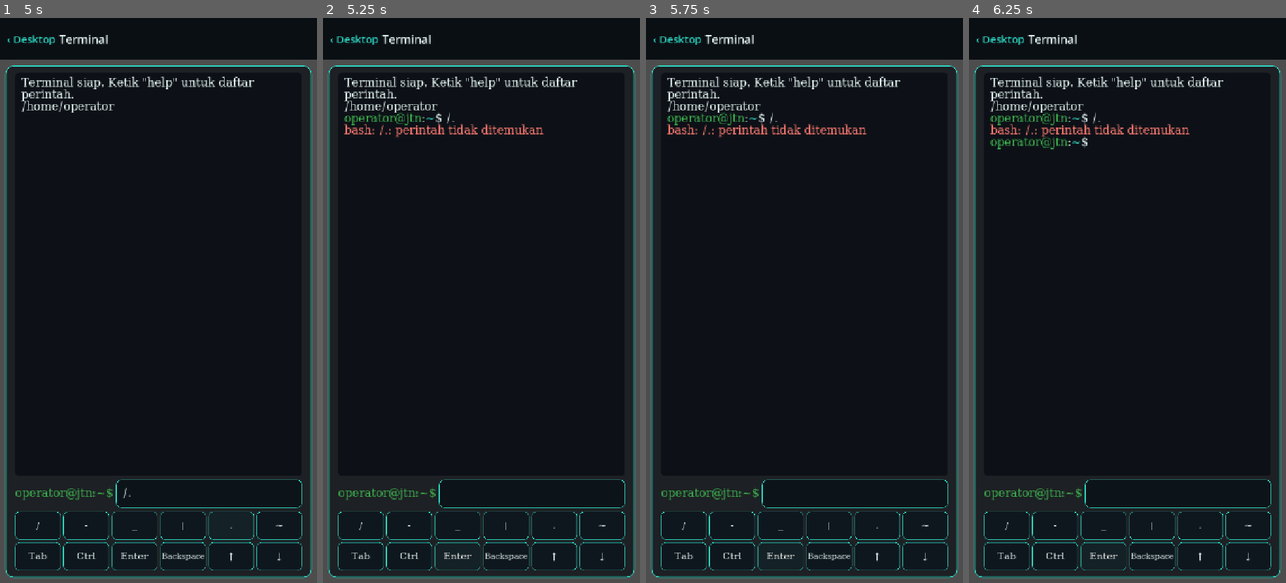
Above: before the commit, frames 1-4 (left to right).
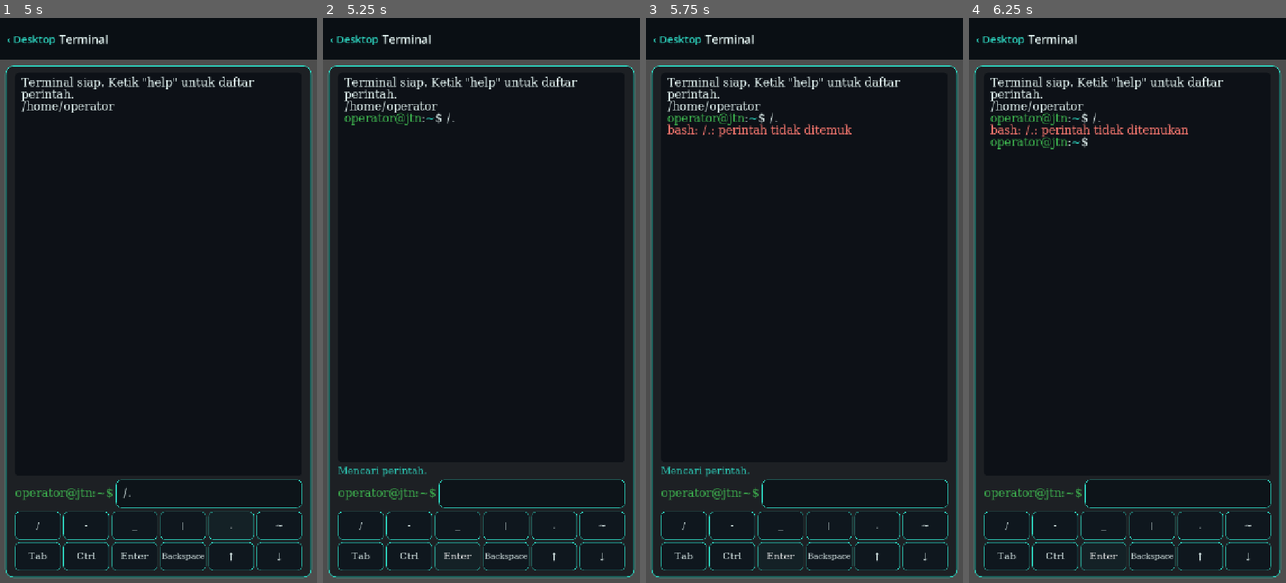
Above: after the commit, the same moments.

Repository: hadydaw/game-baru
Game: Godot game, scene res://scenes/main.tscn
The game is run twice, just before and just after one commit, with the same random seed, the same clock (stepped at 60 frames per second) and the same inputs.
Inputs (mouse positions are in pixels of both pictures, inside the frame that each line leads up to):
- Up to frame 1 (5 s): tap Enter at 0.5 s; tap Space at 1.25 s; click (47, 255) at 2.77 s; click "/" at 3.5 s; click "." at 4.25 s
- Up to frame 2 (5.25 s): click "Enter" at 5 s
- Up to frame 3 (5.75 s): no input
- Up to frame 4 (6.25 s): click "Enter" at 5.75 s

Frame 1 is identical in both runs. In frame 2, 0.7% of the frame differs, in the area x 4-70%, y 18-82%; in frame 3, 0.5%; in frame 4, 0.3%.

Commit message:
Animasi pemrosesan perintah di Terminal
- core/shell/animasi.gd: rencana animasi berisi data murni. Baris output selalu berasal dari hasil asli, berurutan, tanpa acak.
  nmap: lima tahap dengan bilah progres. ping: satu status per paket dan balasan setelah jeda. ssh: tahap sesuai hasil (resolusi, koneksi, autentikasi). Perintah lain: status singkat.
- ui/terminal_screen.gd: output diketik bertahap lewat Timer, status animasi di atas baris input, auto-scroll.
  Perintah yang dikirim saat animasi berjalan masuk antrean. Ctrl+C menampilkan sisa output seketika.
- Tes: tests/test_animasi.gd (15 tes). Smoke test ditambah pengujian antrean.

Co-Authored-By: Claude Haiku 5.5 <noreply@anthropic.com>
Claude-Session: https://claude.ai/code/session_011EntzauCRjaaLbaamXun78

Diff:
--- /dev/null
+++ b/core/shell/animasi.gd
@@ -0,0 +1,112 @@
+class_name Animasi
+extends RefCounted
+
+# Rencana animasi pemrosesan perintah. Hanya visualisasi: setiap baris output berasal dari hasil
+# perintah yang sudah dihitung, jadi teks yang tampil selalu sama dengan hasil asli dan tidak ada koneksi nyata.
+# Langkah yang dihasilkan:
+#   {tipe: "status", teks, durasi (ms), gaya: "spinner"|"titik"|"bar", bar: 0-10}
+#   {tipe: "baris", tipe_baris: "info"|"error", teks, jeda (ms)}
+#   {tipe: "clear"}
+
+const JEDA_BARIS := 40
+
+static func rencana(perintah: String, hasil: Array) -> Array:
+    var nama := String(ShellParser.parse(perintah)["nama"])
+    if nama == "clear":
+        return [{"tipe": "clear"}]
+    if hasil.is_empty():
+        return []
+    match nama:
+        "nmap":
+            return _nmap(hasil)
+        "ping":
+            return _ping(hasil)
+        "ssh":
+            return _ssh(hasil)
+        "exit":
+            return [_status("Menutup sesi SSH...", 300, "spinner")] + _semua_baris(hasil)
+    var pembuka := "Memproses %s..." % nama if nama in Teks.MAN.keys() else "Mencari perintah..."
+    return [_status(pembuka, 200, "titik")] + _semua_baris(hasil)
+
+# Tahapan pemindaian: inisialisasi, penemuan host, pemindaian port, deteksi layanan, selesai.
+static func _nmap(hasil: Array) -> Array:
+    var tahap := [
+        ["Initializing scanner...", 1],
+        ["Host discovery...", 3],
+        ["Port scanning...", 6],
+        ["Service detection...", 8],
+        ["Scan completed.", 10],
+    ]
+    var jumlah := tahap.size() if not _ada_galat(hasil) else 2
+    var langkah: Array = []
+    for i in range(jumlah):
+        langkah.append(_status(String(tahap[i][0]), 350, "bar", int(tahap[i][1])))
+    return langkah + _semua_baris(hasil)
+
+# Setiap paket dikirim satu per satu, lalu balasannya muncul setelah jeda.
+static func _ping(hasil: Array) -> Array:
+    var total := 0
+    for b in hasil:
+        if _paket(String(b["teks"])):
+            total += 1
+    var langkah: Array = []
+    if total == 0:
+        langkah.append(_status("Mengirim ICMP echo...", 250, "spinner"))
+    var k := 0
+    for b in hasil:
+        var t := String(b["teks"])
+        if _paket(t):
+            k += 1
+            langkah.append(_status("Mengirim paket %d dari %d" % [k, total], 300, "spinner"))
+            langkah.append(_baris_dari(b, 200))
+        else:
+            langkah.append(_baris_dari(b))
+    return langkah
+
+# Tahapan SSH tergantung hasilnya: gagal di resolusi nama, di koneksi, atau di autentikasi.
+static func _ssh(hasil: Array) -> Array:
+    var gabung := ""
+    for b in hasil:
+        gabung += String(b["teks"]) + "\n"
+    var tahap := ["Resolving hostname...", "Connecting to remote host...", "Establishing connection...", "Authenticating public key..."]
+    var jumlah := 4
+    if _ada_galat(hasil):
+        if gabung.contains("sudah berada"):
+            jumlah = 0
+        elif gabung.contains("Could not resolve"):
+            jumlah = 1
+        elif gabung.contains("timed out") or gabung.contains("No route") or gabung.contains("refused"):
+            jumlah = 2
+        else:
+            jumlah = 4
+    var langkah: Array = []
+    for i in range(jumlah):
+        langkah.append(_status(String(tahap[i]), 400, "titik"))
+    if not _ada_galat(hasil):
+        langkah.append(_status("Authentication successful.", 300, "spinner"))
+        langkah.append(_status("Membuka sesi terminal remote...", 300, "spinner"))
+    return langkah + _semua_baris(hasil)
+
+static func _paket(teks: String) -> bool:
+    return teks.begins_with("64 bytes") or teks.begins_with("Request timeout")
+
+static func _ada_galat(hasil: Array) -> bool:
+    for b in hasil:
+        if String(b["tipe"]) == "error":
+            return true
+    return false
+
+static func _status(teks: String, durasi: int, gaya: String, bar: int = 0) -> Dictionary:
+    return {"tipe": "status", "teks": teks, "durasi": durasi, "gaya": gaya, "bar": bar}
+
+static func _baris_dari(b: Dictionary, jeda: int = JEDA_BARIS) -> Dictionary:
+    return {"tipe": "baris", "tipe_baris": String(b["tipe"]), "teks": String(b["teks"]), "jeda": jeda}
+
+static func _semua_baris(hasil: Array) -> Array:
+    var hasil_langkah: Array = []
+    for b in hasil:
+        if String(b["tipe"]) == "clear":
+            hasil_langkah.append({"tipe": "clear"})
+        else:
+            hasil_langkah.append(_baris_dari(b))
+    return hasil_langkah
--- a/tests/smoke_terminal.gd
+++ b/tests/smoke_terminal.gd
@@ -24,12 +24,24 @@
         gagal.append("pwd awal tidak tampil")
 
     layar.call("_kirim", "ls")
+    layar.call("_selesaikan_cepat")
     layar.call("_kirim", "xyz")
+    layar.call("_selesaikan_cepat")
     var teks := keluaran.get_parsed_text()
     if not teks.contains("dokumen"):
         gagal.append("ls tidak menampilkan isi home")
     if not teks.contains("bash: xyz: perintah tidak ditemukan"):
         gagal.append("galat perintah tidak tampil")
+
+    # Antrean: perintah yang dikirim saat animasi berjalan menunggu giliran.
+    layar.call("_kirim", "nmap gerbang")
+    layar.call("_kirim", "pwd")
+    var antrean: Array = layar.get("_antrean")
+    if antrean.size() != 1:
+        gagal.append("perintah saat animasi tidak masuk antrean")
+    layar.call("_selesaikan_cepat")
+    if not keluaran.get_parsed_text().contains("Pemindaian selesai") or not (layar.get("_antrean") as Array).is_empty():
+        gagal.append("antrean tidak dijalankan setelah animasi selesai")
 
     # Ctrl sebagai modifier: Ctrl lalu C membatalkan baris, Ctrl lalu L membersihkan layar.
     var masukan: LineEdit = layar.get("_masukan")
--- /dev/null
+++ b/tests/test_animasi.gd
@@ -0,0 +1,138 @@
+extends GutTest
+
+# Uji rencana animasi pemrosesan perintah. Setiap baris output harus sama dengan hasil asli, berurutan.
+
+func _sesi() -> ShellSession:
+    var isi := FileAccess.get_file_as_string("res://data/fs/pemain.json")
+    var data: Dictionary = JSON.parse_string(isi)
+    return ShellSession.new(Vfs.new(data["/"]))
+
+func _status(rencana: Array) -> Array:
+    var hasil: Array = []
+    for s in rencana:
+        if String(s["tipe"]) == "status":
+            hasil.append(String(s["teks"]))
+    return hasil
+
+func _baris(rencana: Array) -> Array:
+    var hasil: Array = []
+    for s in rencana:
+        if String(s["tipe"]) == "baris":
+            hasil.append(String(s["teks"]))
+    return hasil
+
+func _kirim(s: ShellSession, perintah: String) -> Array:
+    return Animasi.rencana(perintah, s.jalankan(perintah))
+
+func _teks_hasil(hasil: Array) -> Array:
+    var t: Array = []
+    for b in hasil:
+        t.append(String(b["teks"]))
+    return t
+
+# --- Keaslian output ---
+
+func test_baris_animasi_sama_dengan_hasil_asli_berurutan():
+    var s := _sesi()
+    var perintah := "ls -la"
+    var hasil := s.jalankan(perintah)
+    var rencana := Animasi.rencana(perintah, hasil)
+    assert_eq(_baris(rencana), _teks_hasil(hasil), "setiap baris hasil tampil persis sekali dan berurutan")
+
+func test_ls_dan_perintah_biasa_tidak_punya_status_berlebihan():
+    var s := _sesi()
+    var rencana := _kirim(s, "pwd")
+    assert_eq(_status(rencana).size(), 1, "satu status pembuka untuk perintah biasa")
+
+# --- nmap ---
+
+func test_nmap_berhasil_lima_tahap_dan_selesai():
+    var s := _sesi()
+    s.jalankan("nmap gerbang") # menemukan tetangga, tidak mengubah tahap
+    var rencana := _kirim(s, "nmap gerbang")
+    assert_eq(_status(rencana), ["Initializing scanner...", "Host discovery...", "Port scanning...", "Service detection...", "Scan completed."], "tahap nmap lengkap")
+    var bar: Array = []
+    for x in rencana:
+        if String(x["tipe"]) == "status":
+            bar.append(int(x["bar"]))
+    assert_eq(bar, [1, 3, 6, 8, 10], "bilah progres naik bertahap")
+
+func test_nmap_gagal_tidak_sampai_selesai():
+    var rencana := _kirim(_sesi(), "nmap arsip")
+    assert_eq(_status(rencana).size(), 2, "node tidak dikenal berhenti di dua tahap awal")
+    assert_false(_status(rencana).has("Scan completed."))
+
+# --- ping ---
+
+func test_ping_empat_paket_satu_status_per_paket():
+    var s := _sesi()
+    s.jalankan("nmap gerbang")
+    var rencana := _kirim(s, "ping gerbang")
+    var paket := 0
+    for t in _status(rencana):
+        if t.begins_with("Mengirim paket"):
+            paket += 1
+    assert_eq(paket, 4, "empat paket, masing-masing punya status")
+    assert_true(_status(rencana).has("Mengirim paket 4 dari 4"))
+
+func test_ping_node_tidak_aktif_tampilkan_timeout_per_paket():
+    var s := _sesi()
+    s.jalankan("nmap gerbang")
+    s.jaringan.data["arsip"]["status"] = "tidak_aktif"
+    var rencana := _kirim(s, "ping -c 3 arsip")
+    assert_eq(_baris(rencana).filter(func(t): return t.begins_with("Request timeout")).size(), 3, "tiga timeout")
+    assert_true(_baris(rencana).has("3 packets transmitted, 0 received, 100% packet loss"))
+
+func test_ping_node_terkunci_galat_tanpa_status_paket():
+    var s := _sesi()
+    s.jalankan("nmap gerbang")
+    var rencana := _kirim(s, "ping relay")
+    assert_false(_status(rencana).has("Mengirim paket 1 dari 0"), "tidak ada status paket palsu")
+    assert_true(_baris(rencana).filter(func(t): return t.contains("Destination Host Unreachable")).size() == 1)
+
+# --- ssh ---
+
+func test_ssh_berhasil_lalu_membuka_sesi():
+    var s := _sesi()
+    s.jalankan("nmap gerbang")
+    var rencana := _kirim(s, "ssh operator@arsip")
+    assert_eq(_status(rencana), ["Resolving hostname...", "Connecting to remote host...", "Establishing connection...", "Authenticating public key...", "Authentication successful.", "Membuka sesi terminal remote..."])
+    assert_true(_baris(rencana).has("Terhubung ke arsip (10.7.0.8)."))
+
+func test_ssh_ditolak_menampilkan_autentikasi_lalu_galat():
+    var s := _sesi()
+    s.jalankan("nmap gerbang")
+    var rencana := _kirim(s, "ssh admin@arsip")
+    assert_eq(_status(rencana).size(), 4, "empat tahap sampai autentikasi")
+    assert_false(_status(rencana).has("Authentication successful."), "tidak boleh sukses saat ditolak")
+    assert_true(_baris(rencana).has("bash: ssh: Permission denied (publickey)."))
+
+func test_ssh_node_tidak_dikenal_berhenti_di_resolusi():
+    var rencana := _kirim(_sesi(), "ssh arsip")
+    assert_eq(_status(rencana), ["Resolving hostname..."])
+
+func test_ssh_node_terkunci_berhenti_di_koneksi():
+    var s := _sesi()
+    s.jalankan("nmap gerbang")
+    var rencana := _kirim(s, "ssh operator@relay")
+    assert_eq(_status(rencana).size(), 2, "resolusi lalu koneksi")
+
+# --- perintah tidak dikenal, clear, exit ---
+
+func test_perintah_tidak_dikenal_status_mencari():
+    var rencana := _kirim(_sesi(), "xyz")
+    assert_eq(_status(rencana), ["Mencari perintah..."])
+    assert_eq(_baris(rencana), ["bash: xyz: perintah tidak ditemukan"])
+
+func test_clear_langsung_membersihkan_tanpa_status():
+    var rencana := Animasi.rencana("clear", [{"tipe": "clear", "teks": ""}])
+    assert_eq(rencana.size(), 1)
+    assert_eq(String(rencana[0]["tipe"]), "clear")
+
+func test_perintah_tanpa_keluaran_tidak_dianimasikan():
+    var s := _sesi()
+    assert_eq(Animasi.rencana("touch a.txt", s.jalankan("touch a.txt")).size(), 0, "touch tidak mencetak apa pun")
+
+func test_exit_lokal_galat_tanpa_animasi_ssh():
+    var rencana := _kirim(_sesi(), "exit")
+    assert_eq(_status(rencana), ["Menutup sesi SSH..."])
--- a/ui/terminal_screen.gd
+++ b/ui/terminal_screen.gd
@@ -28,6 +28,22 @@
 var _ctrl: bool = false
 var _tombol_ctrl: Button
 var _teks_terakhir: String = ""
+
+# Animasi pemrosesan perintah. Hasil sudah dihitung; yang dianimasikan hanya tampilannya.
+var _timer: Timer
+var _status: Label
+var _busy: bool = false
+var _antrean: Array = []
+var _langkah: Array = []
+var _ketik_teks: String = ""
+var _ketik_tipe: String = "info"
+var _ketik_pos: int = 0
+var _ketik_aktif: bool = false
+var _ketik_jeda: int = 0
+var _status_teks: String = ""
+var _status_gaya: String = "spinner"
+var _status_bar: int = 0
+var _status_mulai: int = 0
 
 func _ready() -> void:
     set_anchors_and_offsets_preset(Control.PRESET_FULL_RECT)
@@ -73,7 +89,18 @@
     _masukan.text_submitted.connect(_kirim)
     _masukan.text_changed.connect(_teks_berubah)
     baris.add_child(_masukan)
+    _status = Label.new()
+    _status.add_theme_font_override("font", _font)
+    _status.add_theme_font_size_override("font_size", UKURAN_FONT - 4)
+    _status.add_theme_color_override("font_color", Color(WARNA_JALUR))
+    _status.visible = false
+    kolom.add_child(_status)
     kolom.add_child(baris)
+
+    _timer = Timer.new()
+    _timer.one_shot = true
+    _timer.timeout.connect(_lanjut)
+    add_child(_timer)
 
     kolom.add_child(_buat_baris_tombol())
 
@@ -173,6 +200,7 @@
     return s
 
 func _process(_delta: float) -> void:
+    _perbarui_status()
     # Saat keyboard HP muncul, area terminal dinaikkan agar output dan baris input tidak tertutup.
     var tinggi := float(DisplayServer.virtual_keyboard_get_height())
     if is_equal_approx(tinggi, _tinggi_keyboard):
@@ -251,6 +279,10 @@
         _teks_berubah(_masukan.text)
 
 func _jalankan_aksi(a: String) -> void:
+    if _busy and a == "batal":
+        # Ctrl+C saat animasi berjalan: tampilkan sisa output sekarang juga.
+        _selesaikan_cepat()
+        return
     match a:
         "batal":
             _tampil_perintah(_masukan.text + "^C")
@@ -270,14 +302,105 @@
     if _sesi == null:
         _tampil([{"tipe": "error", "teks": "Sesi shell belum siap, perintah tidak dijalankan."}])
         return
+    if _busy:
+        # Perintah yang dikirim saat animasi berjalan menunggu giliran, agar output tidak bercampur.
+        if not t.is_empty():
+            _antrean.append(t)
+        return
     if t.is_empty():
         _tampil_perintah("")
         return
+    _mulai(t)
+
+func _mulai(t: String) -> void:
     _tampil_perintah(t)
-    _tampil(_sesi.jalankan(t))
+    var hasil := _sesi.jalankan(t)
     _riwayat_idx = _sesi.riwayat.size()
+    _simpan()
+    _langkah = Animasi.rencana(t, hasil)
+    _busy = true
+    _timer.start(0.02)
+
+# Dipanggil Timer: menjalankan satu langkah animasi (status, pengetikan baris, atau jeda).
+func _lanjut() -> void:
+    if _ketik_aktif:
+        var sisa := _ketik_teks.length() - _ketik_pos
+        var n := clampi(ceili(sisa / 10.0), 2, 8)
+        _keluaran.append_text(_warna_baris(_ketik_tipe, _ketik_teks.substr(_ketik_pos, n)))
+        _ketik_pos += n
+        if _ketik_pos >= _ketik_teks.length():
+            _keluaran.append_text("\n")
+            _ketik_aktif = false
+            _timer.start(maxf(_ketik_jeda, 10) / 1000.0)
+        else:
+            _timer.start(0.02)
+        return
+    if _langkah.is_empty():
+        _akhiri()
+        return
+    var s: Dictionary = _langkah.pop_front()
+    match String(s["tipe"]):
+        "status":
+            _tampil_status(s)
+            _timer.start(maxf(int(s["durasi"]), 10) / 1000.0)
+        "baris":
+            _ketik_teks = String(s["teks"])
+            _ketik_tipe = String(s["tipe_baris"])
+            _ketik_pos = 0
+            _ketik_aktif = true
+            _ketik_jeda = int(s["jeda"])
+            _timer.start(0.01)
+        "clear":
+            _keluaran.clear()
+            _timer.start(0.01)
+
+func _akhiri() -> void:
+    _busy = false
+    _status.visible = false
     _perbarui_prompt()
-    _simpan()
+    if not _antrean.is_empty():
+        _mulai(String(_antrean.pop_front()))
+
+# Menyelesaikan semua animasi sekarang juga (dipakai Ctrl+C dan oleh tes).
+func _selesaikan_cepat() -> void:
+    while _busy:
+        if _ketik_aktif:
+            _keluaran.append_text(_warna_baris(_ketik_tipe, _ketik_teks.substr(_ketik_pos)) + "\n")
+            _ketik_aktif = false
+        elif not _langkah.is_empty():
+            var s: Dictionary = _langkah.pop_front()
+            if String(s["tipe"]) == "baris":
+                _keluaran.append_text(_warna_baris(String(s["tipe_baris"]), String(s["teks"])) + "\n")
+            elif String(s["tipe"]) == "clear":
+                _keluaran.clear()
+        else:
+            _akhiri()
+    _timer.stop()
+
+func _tampil_status(s: Dictionary) -> void:
+    _status_teks = String(s["teks"])
+    _status_gaya = String(s["gaya"])
+    _status_bar = int(s["bar"])
+    _status_mulai = Time.get_ticks_msec()
+    _status.visible = true
+
+# Animasi status: spinner, titik bergerak, atau bilah progres. Hanya tampilan, tidak mengubah data.
+func _perbarui_status() -> void:
+    if not _status.visible:
+        return
+    var frame := int((Time.get_ticks_msec() - _status_mulai) / 120.0)
+    match _status_gaya:
+        "spinner":
+            _status.text = "%s %s" % ["|/-\\"[frame % 4], _status_teks]
+        "titik":
+            _status.text = "%s%s" % [_status_teks.rstrip("."), ".".repeat(frame % 4)]
+        "bar":
+            var n := clampi(_status_bar, 0, 10)
+            _status.text = "[%s%s] %s" % ["•".repeat(n), " ".repeat(10 - n), _status_teks]
+
+func _warna_baris(tipe: String, teks: String) -> String:
+    var warna := WARNA_ERROR if tipe == "error" else WARNA_TEKS
+    return "[color=%s]%s[/color]" % [warna, _aman(teks)]
 
 func _riwayat(arah: int) -> void:
     if _sesi == null:
Not shown, added: core/shell/animasi.gd.uid
Not shown, added: tests/test_animasi.gd.uid
